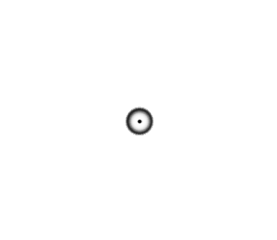
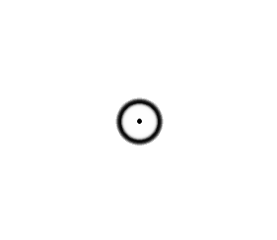
Layer changes from the first (277, 240) image to the second:
painted on "Settlement" over [115,97,164,146]
